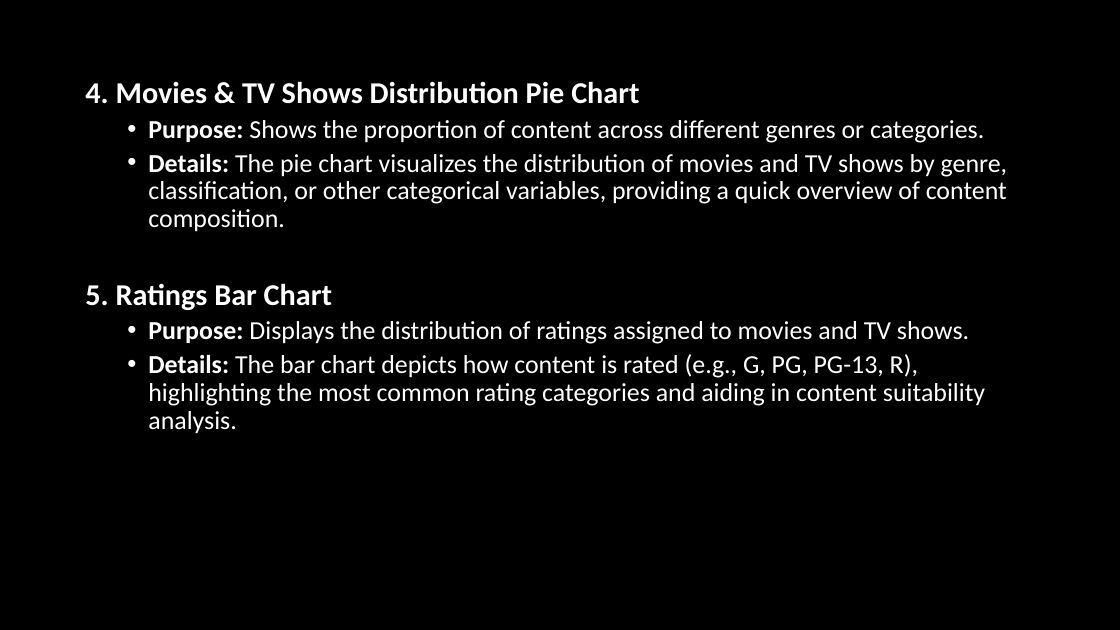
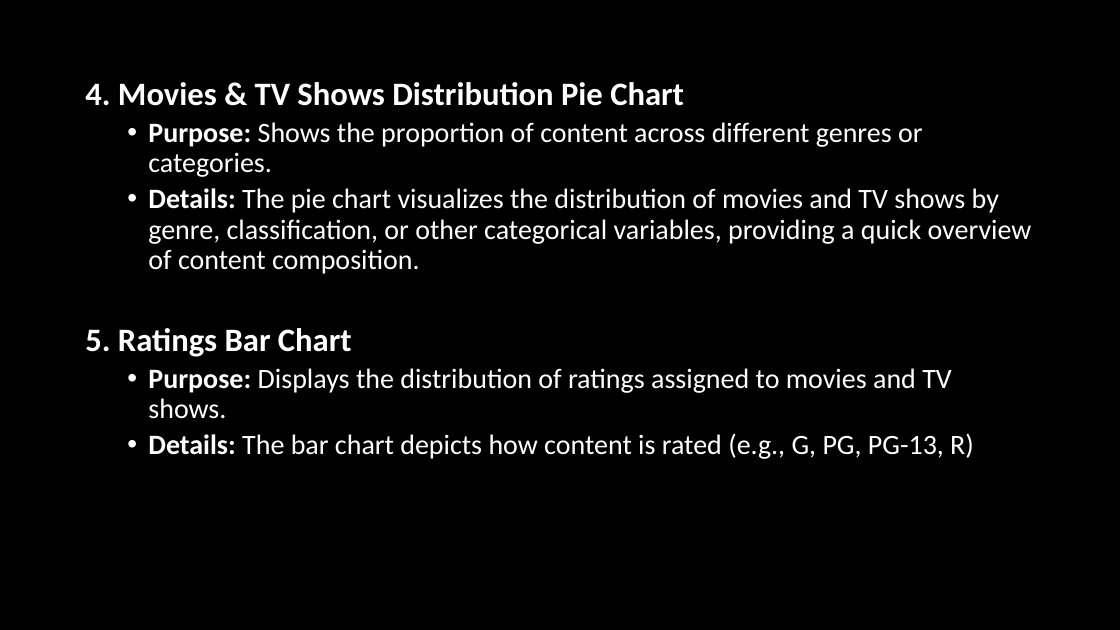
Before and after one commit to Ajitjha3095/Netflix-Dashboard-in-Tableau-Power-BI, a slide deck: slide 6 of Netflix.pptx. Drawn at 1120x630 pixels with LibreOffice and Linux fonts; fonts in the diff are those of the drawing. Boxes give left, top, right and bottom in pixels: in the first picture for what was removed or moved away, otherwise in the second. Text is boxed around its words. In the diff, an @@ line names an element or a change of style, - is before the commit and + after.

```diff
--- a/Netflix.pptx
+++ b/Netflix.pptx
@@ text at (85,82,1032,419): size 25.9 to 28 pt in "4. Movies & TV Shows Distribution Pie ...", "5. Ratings Bar Chart"; size 22.2 to 24 pt in "Purpose: Shows the proportion of content across ...", "Details: The pie chart visualizes the distribution ...", "Purpose: Displays the distribution of ratings assigned ..." @@
@@ text at (148,433,974,459): text changed; size 22.2 to 24 pt @@
-  • Details: The bar chart depicts how content is rated (e.g., G, PG, PG-13, R), highlighting the most common rating categories and aiding in content suitability analysis.
+  • Details: The bar chart depicts how content is rated (e.g., G, PG, PG-13, R)
```
Also in this commit, not shown: 1 other slide changed, 1 slide added.
